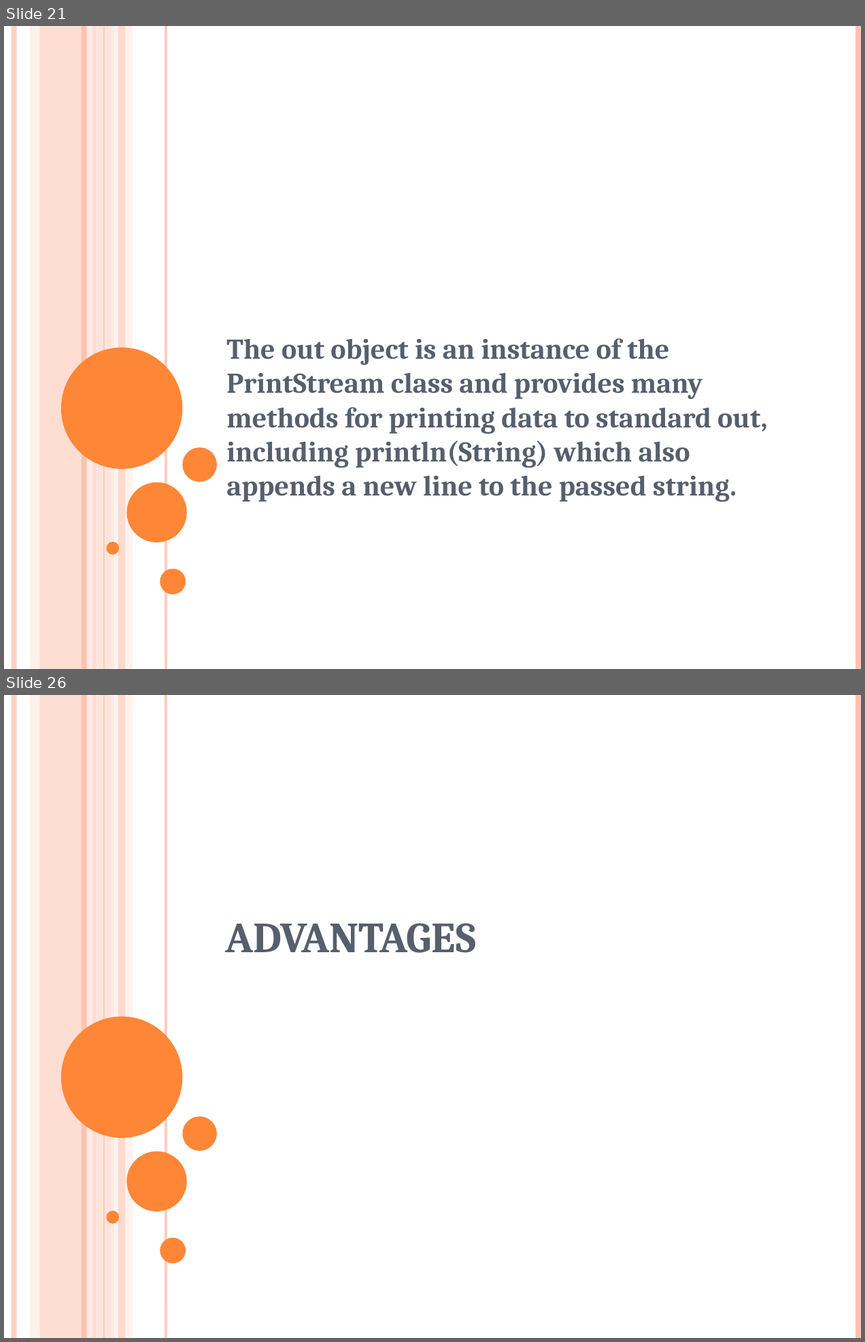
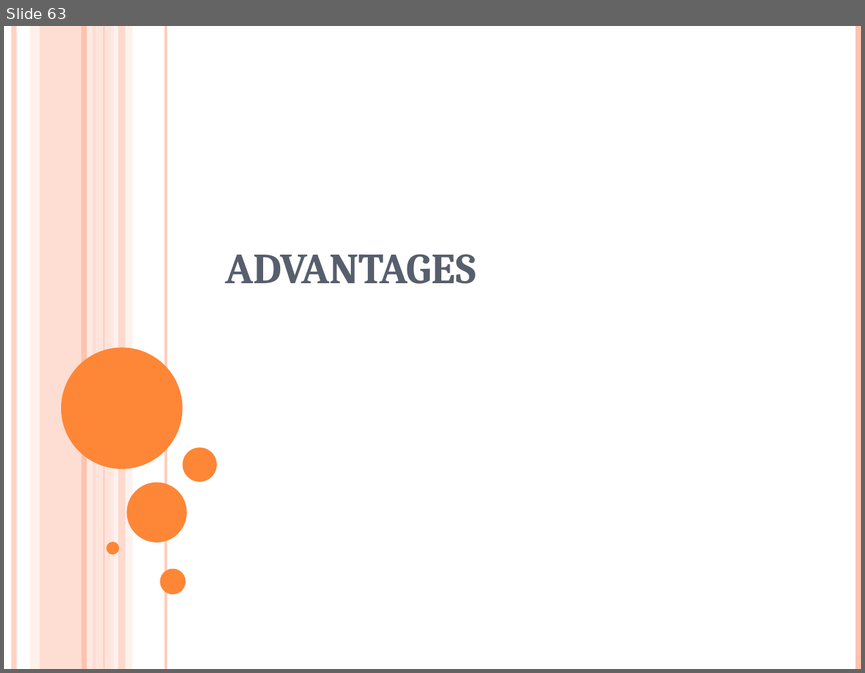
Before and after one commit to surabhi5/instant-ppt, a slide deck: output.pptx. Shown one above the other, each under a label of ours: slides 21 and 26 before the commit, slide 63 after it; the slides between them are not shown. The pictures are 865x1342 and 865x673 pixels, drawn with LibreOffice and Linux fonts; fonts in the diff are those of the drawing. Boxes give left, top, right and bottom in pixels: in the first picture for what was removed or moved away, otherwise in the second. Text is boxed around its words. In the diff, an @@ line names an element or a change of style, - is before the commit and + after.

```diff
--- a/output.pptx
+++ b/output.pptx
@@ slide 21 removed at [4, 26, 861, 669], background #FFFFFF; not listed: 16 template elements that a slide beside it also shows @@
@@ subtitle removed at [226, 338, 767, 501] @@
-The out object is an instance of the PrintStream class and provides many methods for printing data to standard out, including println(String) which also appends a new line to the passed string.
@@ what was slide 26 is now slide 63 @@
```
Also in this commit, not shown: 2 slides changed, 81 slides added, 30 other slides removed, 6 other files.
